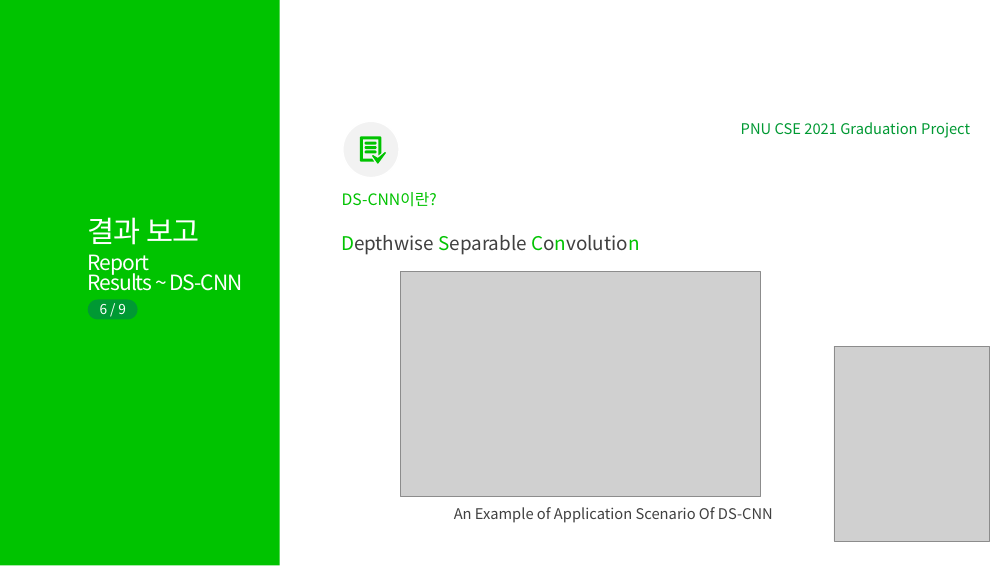
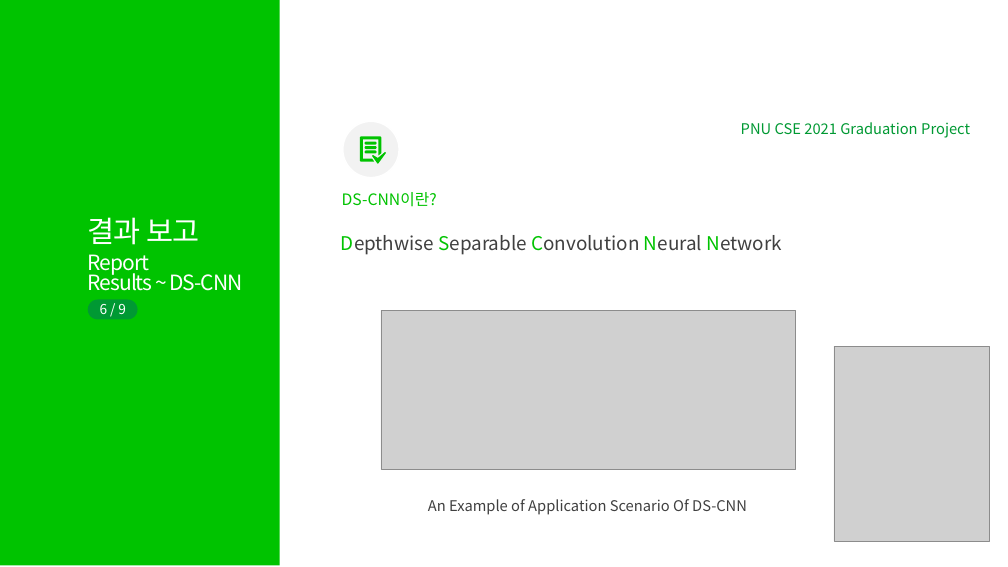
Before and after one commit to TeamPhoneticCode/Report, a slide deck: slide 7 of 2021_졸업과제_1번째_진행보고.pptx. Drawn at 1008x567 pixels with LibreOffice and Linux fonts; fonts in the diff are those of the drawing; grey boxes stand for pictures. Boxes give left, top, right and bottom in pixels: in the first picture for what was removed or moved away, otherwise in the second. Text is boxed around its words. In the diff, an @@ line names an element or a change of style, - is before the commit and + after.

Commit message:
update ppt
p.7 Depthwise Separable Convolution Neural Netrork
p.9 revise typo

```diff
--- a/2021_졸업과제_1번째_진행보고.pptx
+++ b/2021_졸업과제_1번째_진행보고.pptx
@@ text at box(341, 235, 782, 255): text changed @@
-Depthwise Separable Convolution
+Depthwise Separable Convolution Neural Network
@@ picture: place and size @@
-picture at box(400, 272, 760, 497)
+picture at box(381, 311, 796, 470)
@@ text "An Example of Application Scenario ...": place and size @@
-text "An Example of Application Scenario ..." at box(454, 507, 773, 523)
+text "An Example of Application Scenario ..." at box(428, 499, 747, 515)
```
Also in this commit, not shown: 2 other slides changed.
